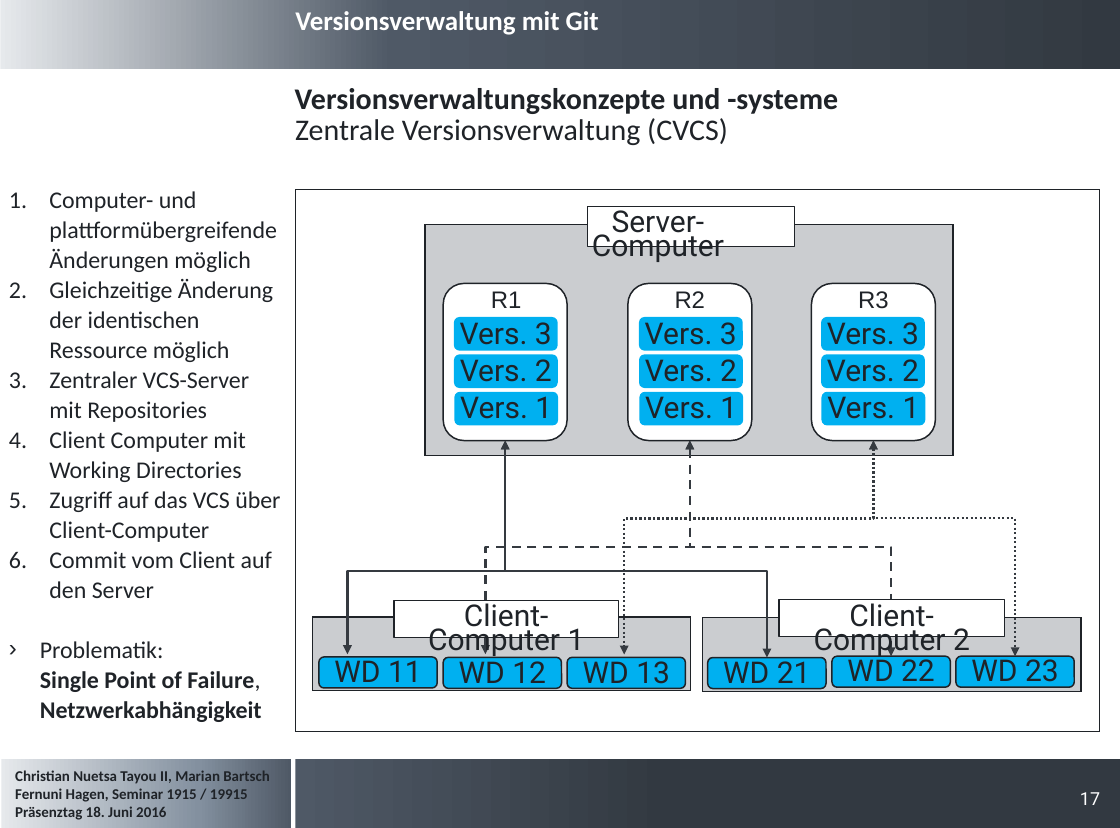
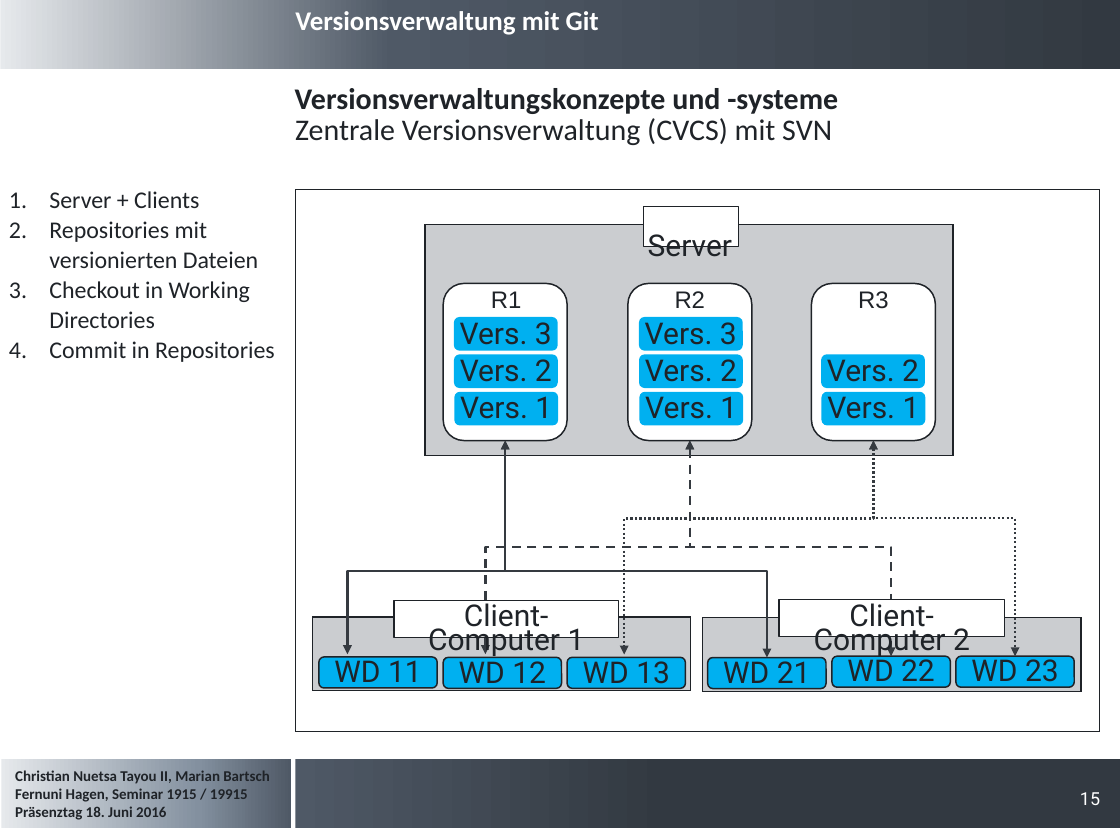
Before and after one commit to cristallin/git-project-seminar, a slide deck: slide 15 of Präsentation_Seminararbeit.pptx (slide 17 before the commit). Drawn at 1120x828 pixels with LibreOffice and Linux fonts; fonts in the diff are those of the drawing; background and template pictures are left out. Boxes give left, top, right and bottom in pixels: in the first picture for what was removed or moved away, otherwise in the second. Text is boxed around its words. In the diff, an @@ line names an element or a change of style, - is before the commit and + after.

Commit message:
Kleine Änderungen an meinen Folien

```diff
--- a/Präsentation_Seminararbeit.pptx
+++ b/Präsentation_Seminararbeit.pptx
@@ text at (295, 118, 832, 145): text changed @@
-Zentrale Versionsverwaltung (CVCS)
+Zentrale Versionsverwaltung (CVCS) mit SVN
@@ text at (49, 191, 275, 362): text changed @@
-1. Computer- und plattformübergreifende Änderungen möglich
-2. Gleichzeitige Änderung der identischen Ressource möglich
-3. Zentraler VCS-Server mit Repositories
-4. Client Computer mit Working Directories
-5. Zugriff auf das VCS über Client-Computer
-6. Commit vom Client auf den Server
-› Problematik:
-Single Point of Failure, Netzwerkabhängigkeit
+1. Server + Clients
+2. Repositories mit versionierten Dateien
+3. Checkout in Working Directories
+4. Commit in Repositories
@@ rectangle "Server": place and size @@
-rectangle "Server" at (587, 206, 794, 246)
+rectangle "Server" at (644, 206, 738, 246)
@@ text in rectangle at (648, 228, 732, 257): text changed @@
-Server-Computer
+Server
@@ rounded rectangle removed at (821, 317, 925, 350) @@
-Vers. 3
@@ page number at (1080, 792, 1100, 805): text changed @@
-17
+15
```
Also in this commit, not shown: 19 other slides changed, 4 slides added, 5 slides removed.
